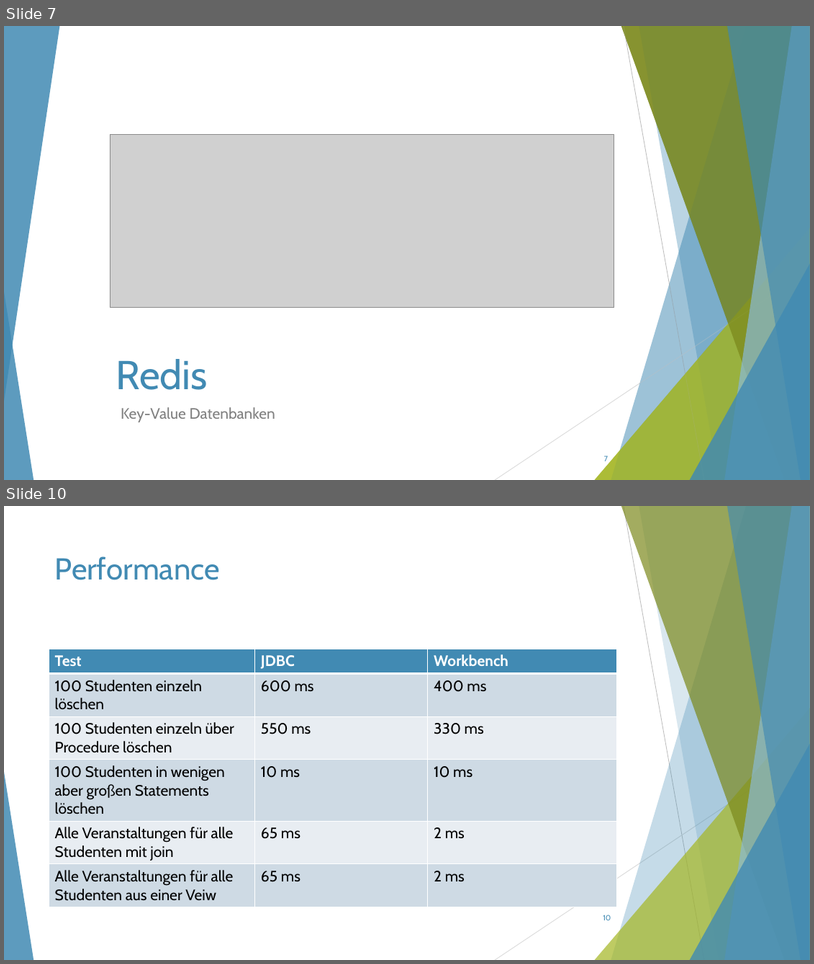
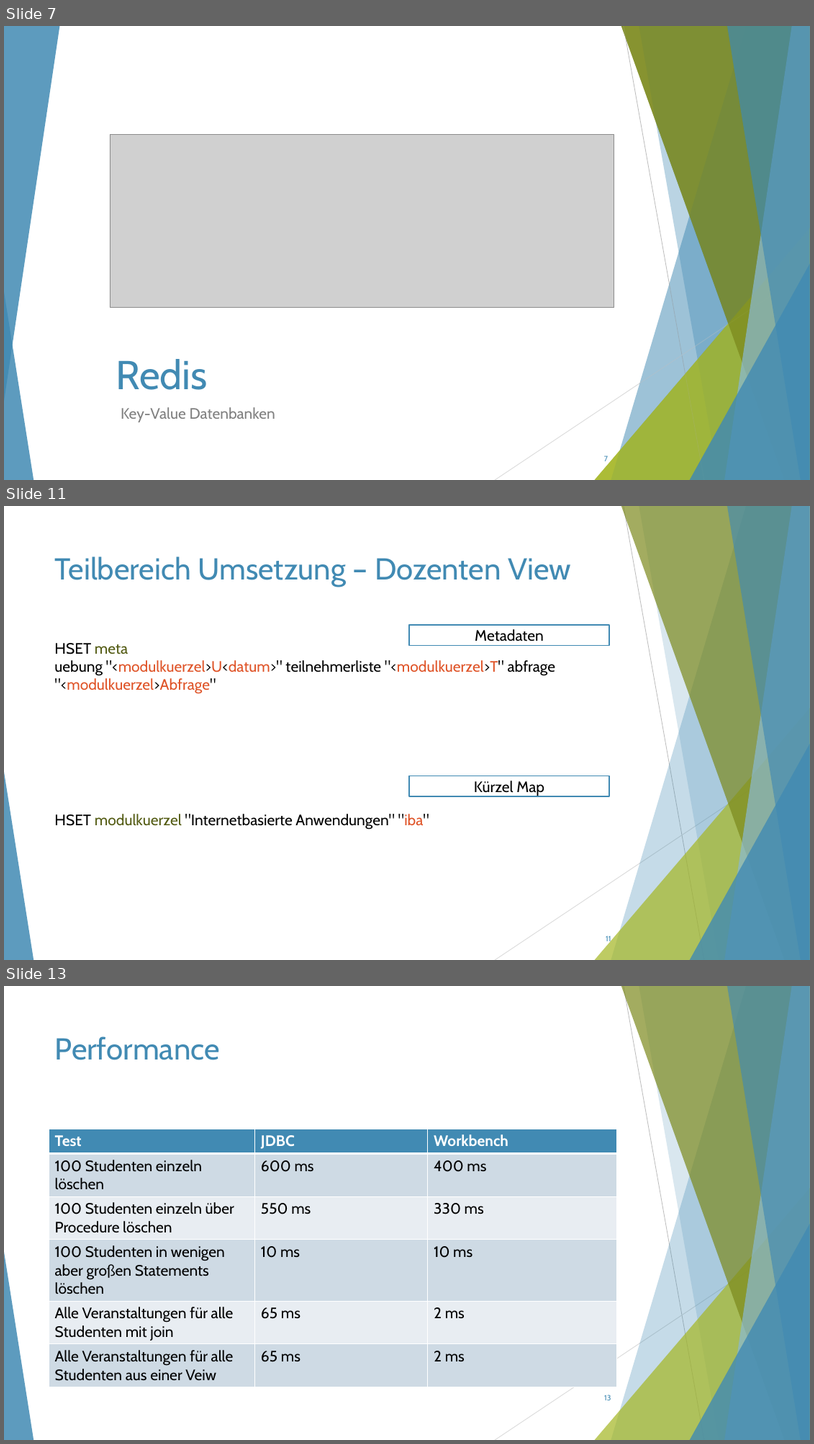
Before and after one commit to ThorbenKonopka/ModerneDB, a slide deck: Präsentation.pptx. Shown one above the other, each under a label of ours: slides 7 and 10 before the commit, slides 7, 11 and 13 after it; the slides between them are not shown. The pictures are 814x964 and 814x1444 pixels, drawn with LibreOffice and Linux fonts; fonts in the diff are those of the drawing; grey boxes stand for pictures. Boxes give left, top, right and bottom in pixels: in the first picture for what was removed or moved away, otherwise in the second. Text is boxed around its words. In the diff, an @@ line names an element or a change of style, - is before the commit and + after.

```diff
--- a/Präsentation.pptx
+++ b/Präsentation.pptx
@@ slide 11 added at [4, 506, 810, 960], background #FFFFFF; not listed: 10 template elements that a slide beside it also shows @@
@@ title added at [55, 556, 571, 587], 36 pt, text #418AB3 @@
+Teilbereich Umsetzung – Dozenten View
@@ rectangle added at [409, 625, 610, 645], fill #FFFFFF, outline #418AB3 1.5 pt, 18 pt, text #000000 @@
+Metadaten
@@ text added at [54, 643, 556, 694], 18 pt, text #DF5327 @@
+HSET meta
+uebung "<modulkuerzel>U<datum>" teilnehmerliste "<modulkuerzel>T" abfrage "<modulkuerzel>Abfrage"
@@ rectangle added at [409, 776, 610, 796], fill #FFFFFF, outline #418AB3 1.5 pt, 18 pt, text #000000 @@
+Kürzel Map
@@ text added at [54, 813, 430, 829], 18 pt, text #000000 @@
+HSET modulkuerzel "Internetbasierte Anwendungen" "iba"
@@ page number added at [606, 936, 611, 944], 9 pt, text #418AB3 @@
+11
@@ what was slide 10 is now slide 13 @@
@@ page number at [604, 1394, 611, 1400]: text changed @@
-10
+13
```
Also in this commit, not shown: 2 slides changed, 8 other slides added, 3 slides removed.
